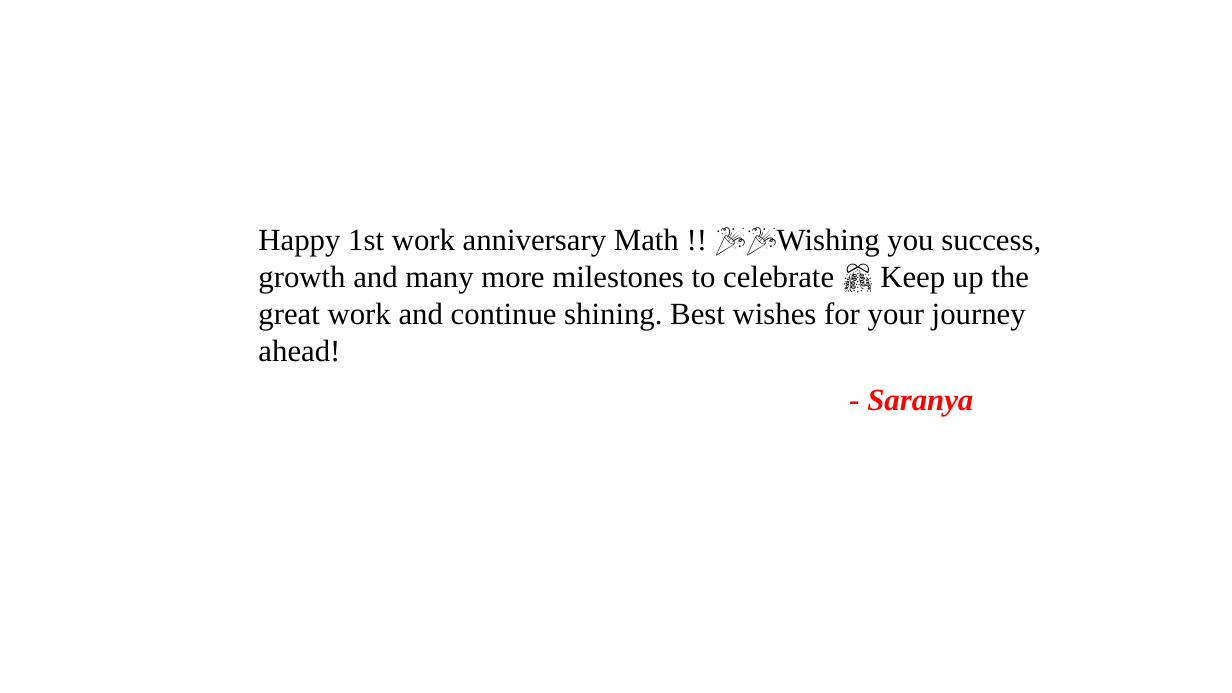
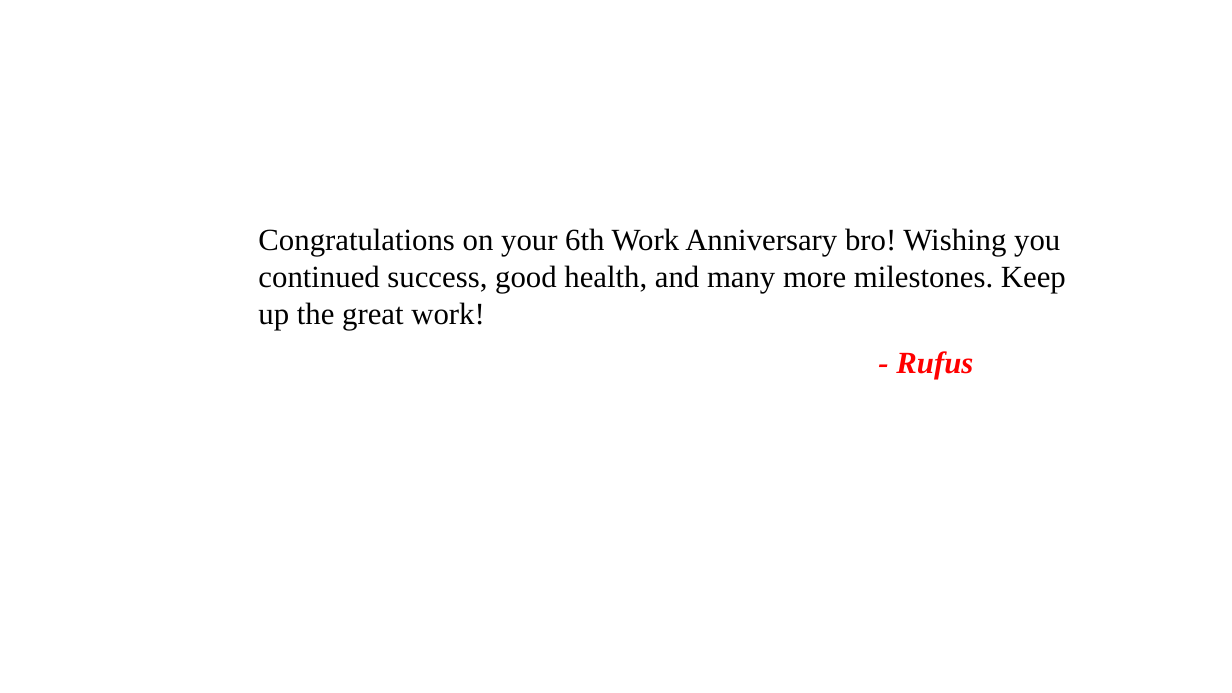
Before and after one commit to Joedharsic07/entrans-hr-hub-fullstack, a slide deck: slide 7 of entrans-hr-hub-backend/myproject/media/Final_Anniversary_Presentation.pptx. Drawn at 1232x693 pixels with LibreOffice and Linux fonts; fonts in the diff are those of the drawing; background and template pictures are left out. Boxes give left, top, right and bottom in pixels: in the first picture for what was removed or moved away, otherwise in the second. Text is boxed around its words. In the diff, an @@ line names an element or a change of style, - is before the commit and + after.

```diff
--- a/entrans-hr-hub-backend/myproject/media/Final_Anniversary_Presentation.pptx
+++ b/entrans-hr-hub-backend/myproject/media/Final_Anniversary_Presentation.pptx
@@ text at (258,228,1066,325): text changed @@
-Happy 1st work anniversary Math !! 🎉🎉Wishing you success, growth and many more milestones to celebrate 🎊 Keep up the great work and continue shining. Best wishes for your journey ahead!
+Congratulations on your 6th Work Anniversary bro! Wishing you continued success, good health, and many more milestones. Keep up the great work!
@@ text at (896,351,973,379): text changed @@
-- Saranya
+- Rufus
```
Also in this commit, not shown: 8 other slides changed, 2 slides added, 2 slides removed, 28 other files.
